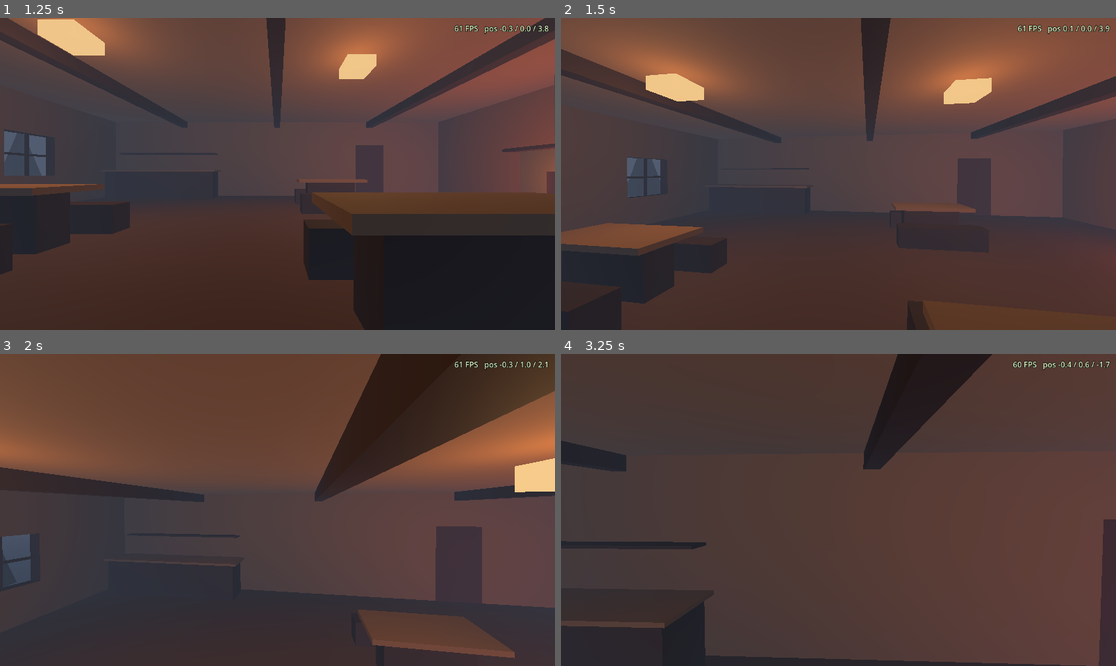
Above: before the commit, frames 1-4 (two rows, left to right).
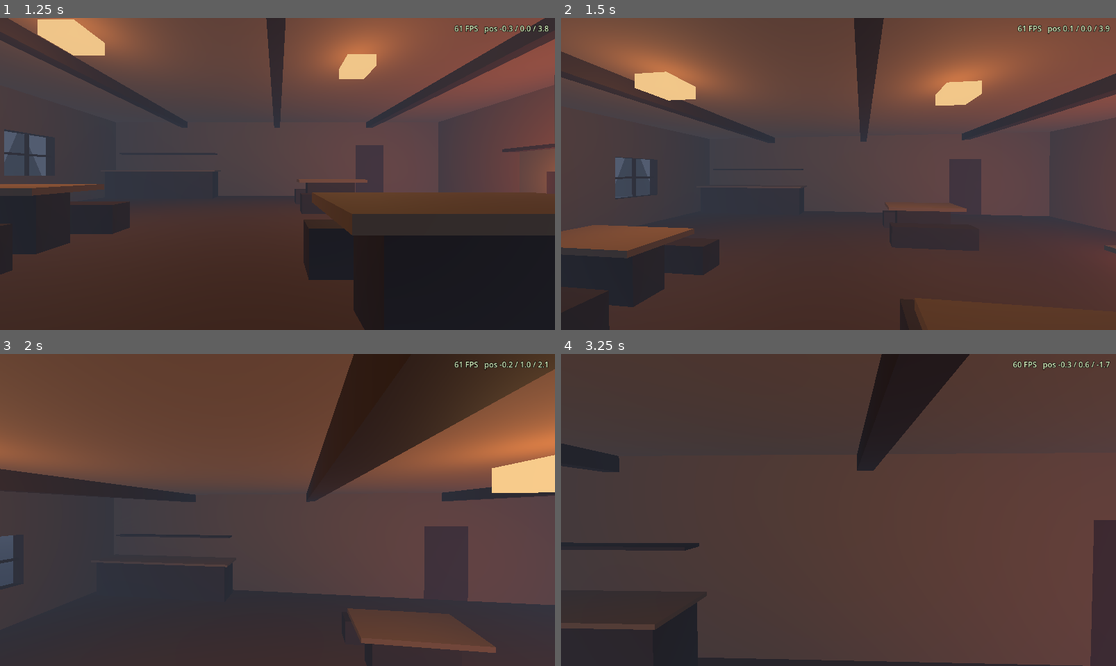
Above: after the commit, the same moments.

Repository: WiesnSims/Berghittn
Game: Godot game, scene res://scenes/main.tscn
Same seed, same stepped clock (60 frames per second), same inputs: the game is played once before the commit and once after it.
Inputs (mouse positions are in pixels of both pictures, inside the frame that each line leads up to):
- Up to frame 1 (1.25 s): tap Enter at 0.5 s; hold D (move_right) from 0.53 s (still down); hold C (crouch) from 0.53 s (still down); click (277, 174) at 0.67 s; tap Space (jump) at 0.77 s
- Up to frame 2 (1.5 s): move the mouse to (810, 174) at 1.27 s; release D (move_right) at 1.28 s; release C (crouch) at 1.28 s; hold W (move_forward) from 1.28 s (still down); tap Shift (sprint) at 1.35 s; click (810, 174) at 1.42 s
- Up to frame 3 (2 s): keep holding W (move_forward); tap Space (jump) at 1.52 s
- Up to frame 4 (3.25 s): keep holding W (move_forward); move the mouse to (849, 503) at 2.02 s; hold C (crouch) 2.03-2.78 s; click (849, 503) at 2.17 s; move the mouse to (832, 516) at 2.77 s; tap Shift (sprint) at 2.85 s; click (832, 516) at 2.92 s; tap Space (jump) at 3.02 s

Frame 1 is identical in both runs. In frame 2, 4.8% of the frame differs, in the area x 0-100%, y 0-100%; in frame 3, 6.7%; in frame 4, 3.5%.

Commit message:
M1 play-test: lower mouse sensitivity by 20% (0.0025 -> 0.002 rad/px)
Co-Authored-By: Claude Opus 5.5 <noreply@anthropic.com>

Diff:
--- a/scripts/constants.gd
+++ b/scripts/constants.gd
@@ -20,7 +20,7 @@
 const PLAYER_FALL_RESPAWN_Y: float = -20.0
 
 # Radians of view rotation per screen pixel of mouse movement.
-const DEFAULT_MOUSE_SENSITIVITY: float = 0.0025
+const DEFAULT_MOUSE_SENSITIVITY: float = 0.002
 const DEFAULT_LOCALE: String = "en"
 
 # Chrome refuses a new pointer lock for about a second after the user pressed Esc to exit one.
